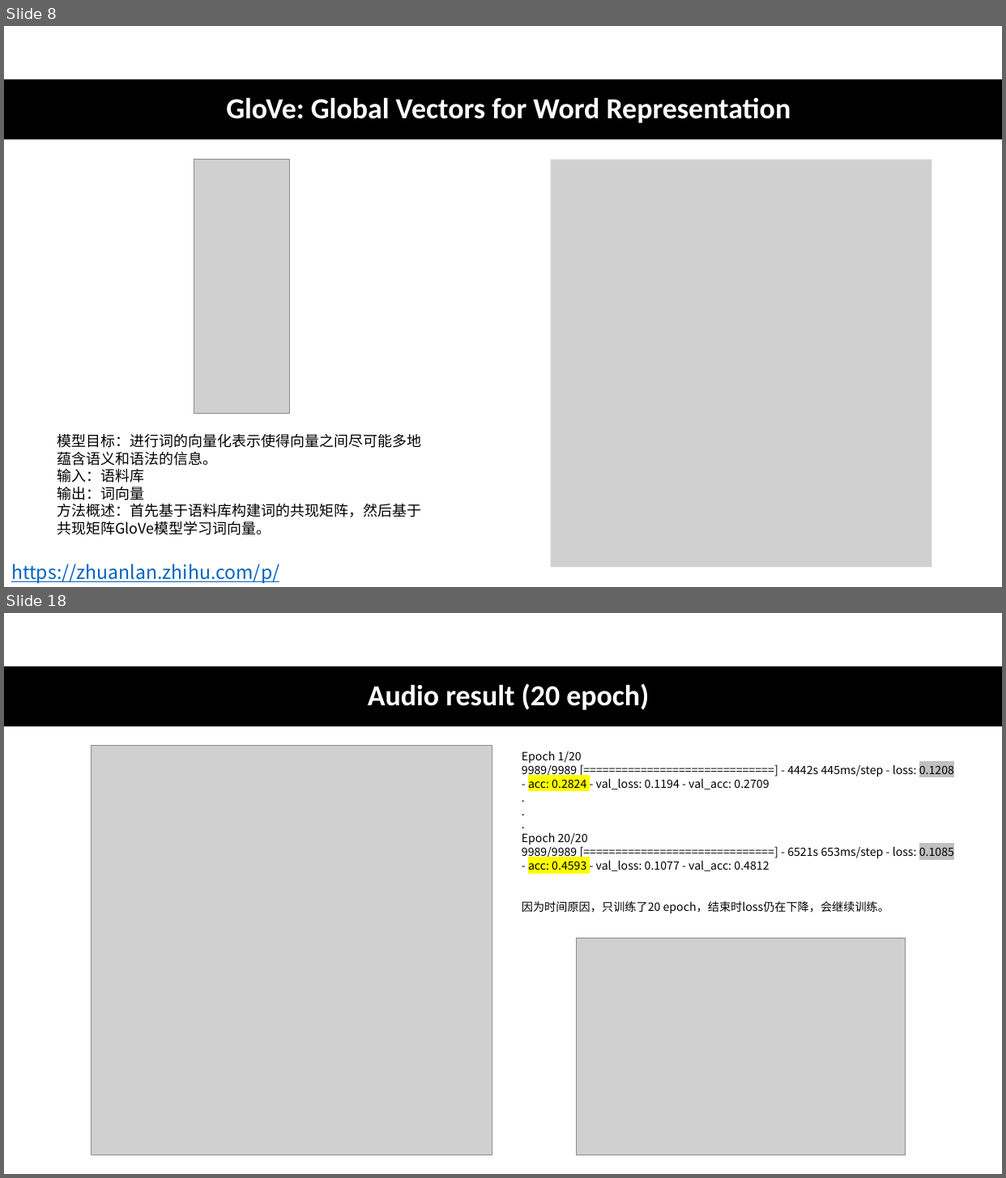
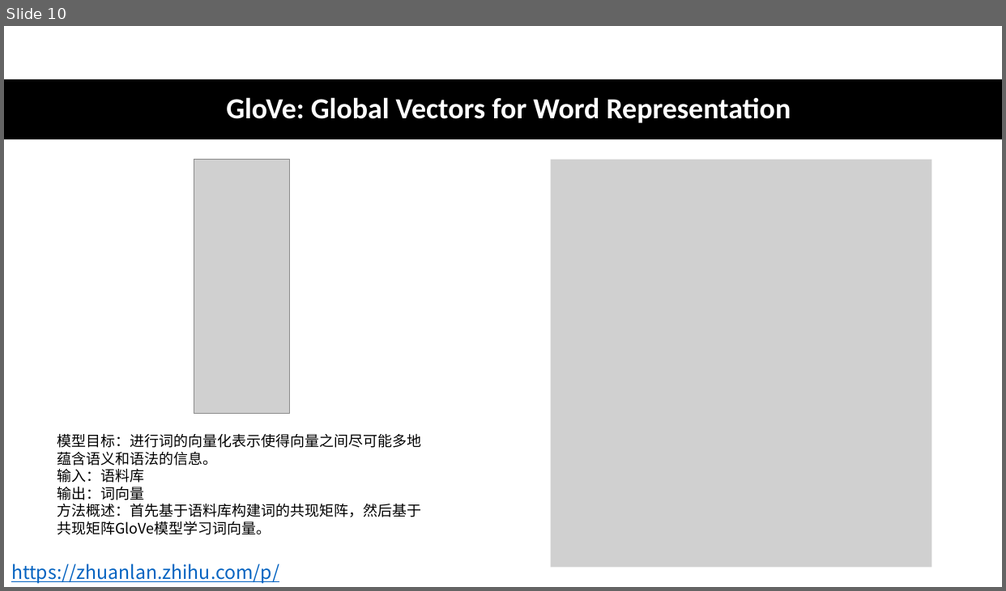
Before and after one commit to CrescentIvy/CPSS, a slide deck: xinwei zhao.pptx. Shown one above the other, each under a label of ours: slides 8 and 18 before the commit, slide 10 after it; the slides between them are not shown. The pictures are 1006x1178 and 1006x591 pixels, drawn with LibreOffice and Linux fonts; fonts in the diff are those of the drawing; grey boxes stand for pictures. Boxes give left, top, right and bottom in pixels: in the first picture for what was removed or moved away, otherwise in the second. Text is boxed around its words. In the diff, an @@ line names an element or a change of style, - is before the commit and + after.

```diff
--- a/xinwei zhao.pptx
+++ b/xinwei zhao.pptx
@@ slide 18 removed at box(4, 613, 1002, 1174), background #FFFFFF @@
@@ rectangle removed at box(4, 666, 1002, 726) @@
@@ title removed at box(368, 683, 649, 710) @@
-Audio result (20 epoch)
@@ picture removed at box(91, 746, 492, 1156) @@
@@ text removed at box(522, 751, 954, 914) @@
-Epoch 1/20
-9989/9989 [==============================] - 4442s 445ms/step - loss: 0.1208 - acc: 0.2824 - val_loss: 0.1194 - val_acc: 0.2709
-.
-.
-.
-Epoch 20/20
-9989/9989 [==============================] - 6521s 653ms/step - loss: 0.1085 - acc: 0.4593 - val_loss: 0.1077 - val_acc: 0.4812
-因为时间原因，只训练了20 epoch，结束时loss仍在下降，会继续训练。
@@ picture removed at box(577, 938, 906, 1156) @@
@@ what was slide 8 is now slide 10 @@
```
Also in this commit, not shown: 12 slides changed, 5 slides added, 3 other slides removed, 1 other file.
